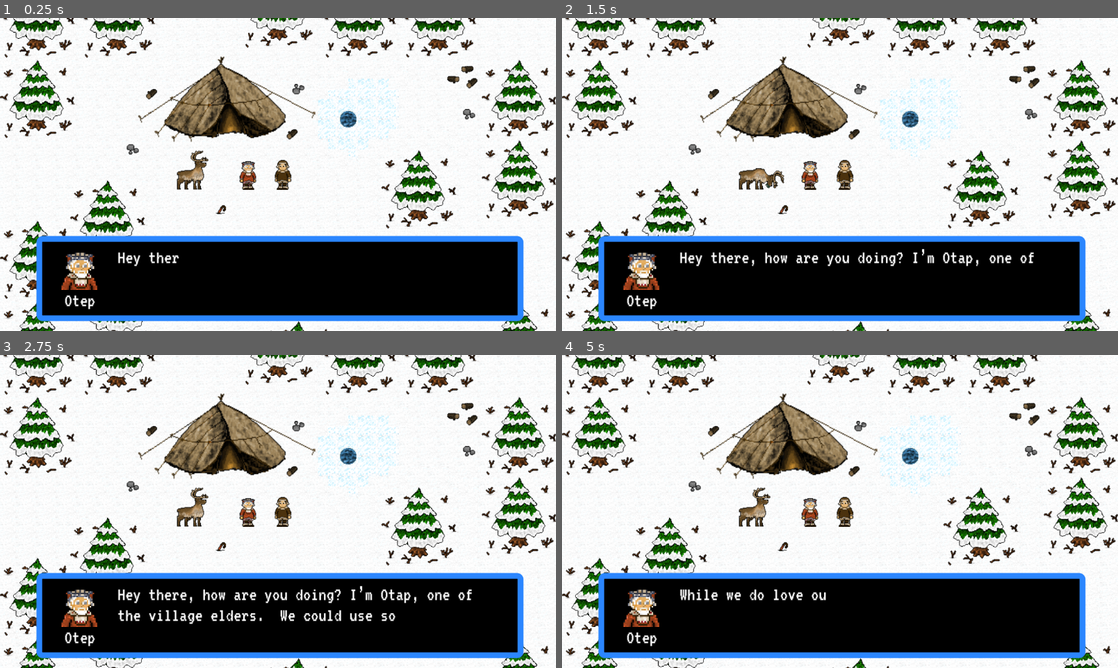
Above: before the commit, frames 1-4 (two rows, left to right).
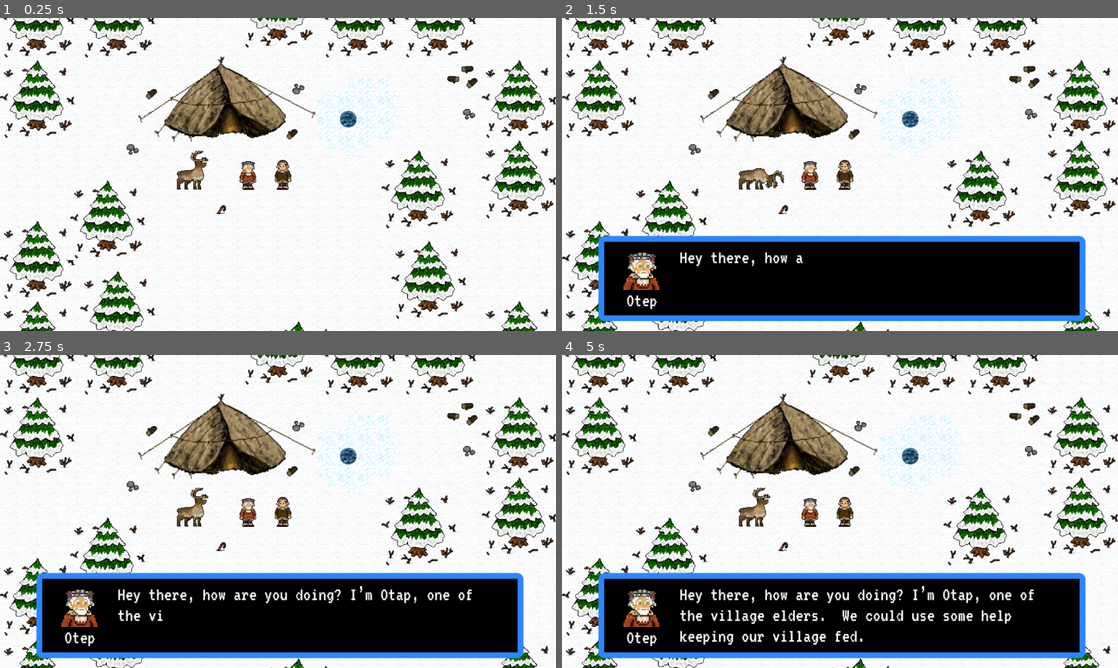
Above: after the commit, the same moments.

Repository: xkolyaskin/Mycrosoffed-Studios
Game: Godot game, scene res://Game.tscn
Two runs of this game, one before a commit and one after it. Both use one fixed random seed, a clock stepped at 60 frames per second and the inputs below. This scene is started directly instead of the project's main scene.
Inputs:
- Up to frame 1 (0.25 s): no input
- Up to frame 2 (1.5 s): hold D (move_right) 0.53-1.28 s; tap Space (interact) at 0.6, 1.35 s; hold S (move_down) from 1.28 s (still down)
- Up to frame 3 (2.75 s): release S (move_down) at 2.03 s; hold D (move_right) from 2.03 s (still down); tap Space (interact) at 2.1 s
- Up to frame 4 (5 s): release D (move_right) at 2.78 s; hold W (move_up) 2.78-3.53 s; tap Space (interact) at 2.85, 3.6, 4.35 s; hold A (move_left) from 3.53 s (still down)

The runs differ from the first frame. In frame 1, 24% of the frame differs, in the area x 6-95%, y 69-97%; in frame 2, 0.6%; in frame 3, 0.6%; in frame 4, 2.4%.

Commit message:
removed double spaces, added wait to scene

Diff:
--- a/new-game-project/Game.tscn
+++ b/new-game-project/Game.tscn
@@ -144,6 +144,7 @@
 autostart = true
 
 [node name="DialogueBox" parent="." instance=ExtResource("11_yhmtn")]
+visible = false
 offset_left = 191.0
 offset_top = 410.0
 offset_right = 1199.0
--- a/new-game-project/dialogue.gd
+++ b/new-game-project/dialogue.gd
@@ -60,8 +60,7 @@
 var usedDialogue = []
 
 func _ready():
-	if get_tree().paused:
-		await get_tree().tree_unpaused
+	await get_tree().create_timer(1).timeout
 	if scene == 1:
 		await play_dialogue(dialogueIntro)
 		print("next")
